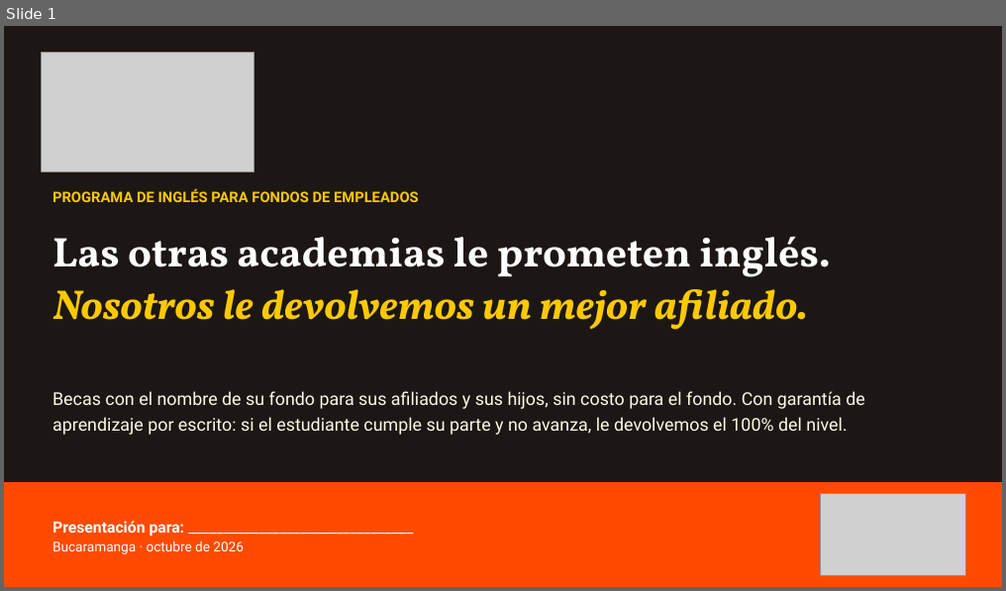
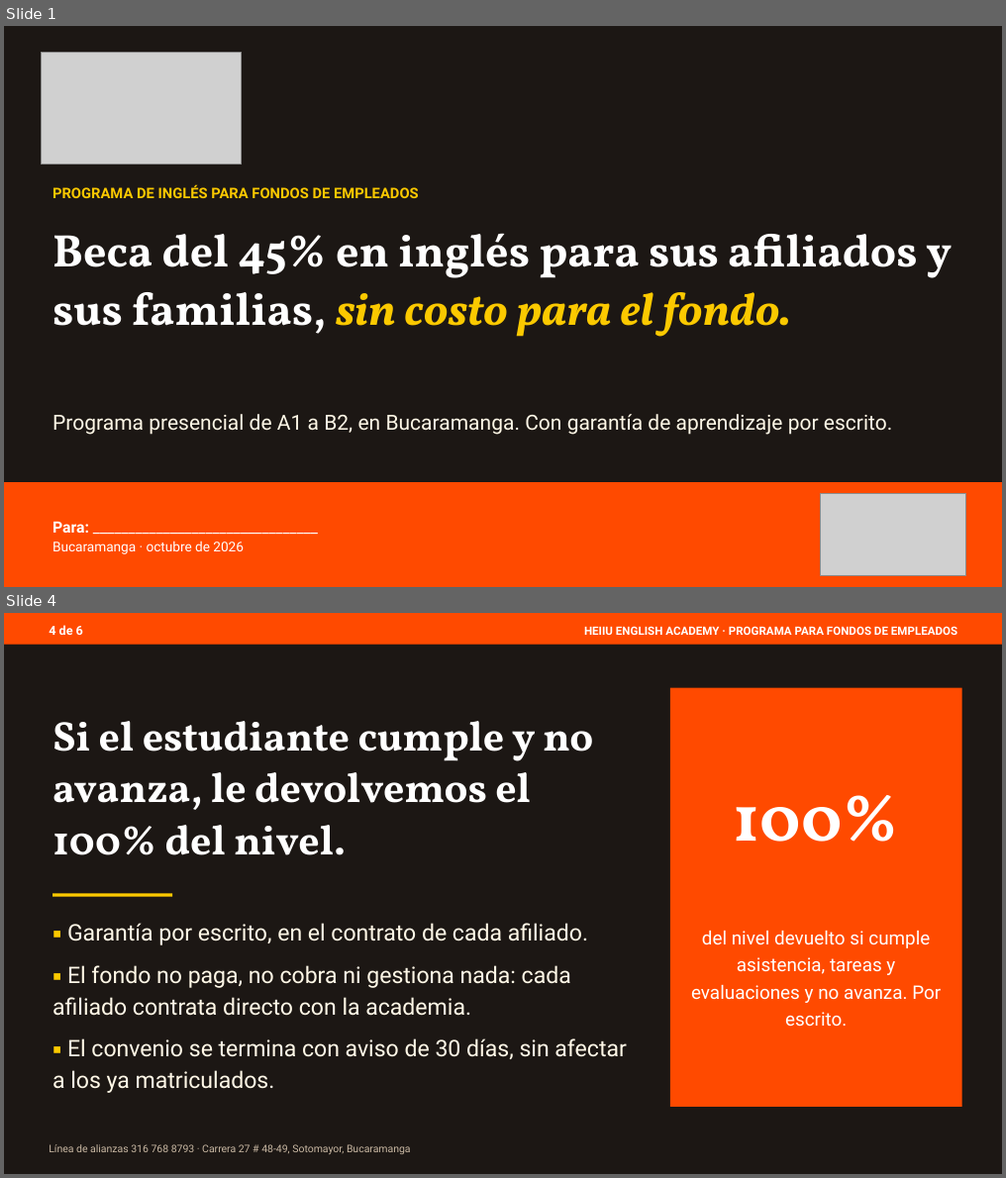
Before and after one commit to gomezrdiana/Plan-academico, a slide deck: recursos/comercial/B2B/PRESENTACION_FONDOS_EMPLEADOS_HEIIU.pptx. Shown one above the other, each under a label of ours: slide 1 before the commit, slides 1 and 4 after it; the slides between them are not shown. The pictures are 1006x591 and 1006x1178 pixels, drawn with LibreOffice and Linux fonts; fonts in the diff are those of the drawing; grey boxes stand for pictures. Boxes give left, top, right and bottom in pixels: in the first picture for what was removed or moved away, otherwise in the second. Text is boxed around its words. In the diff, an @@ line names an element or a change of style, - is before the commit and + after.

```diff
--- a/recursos/comercial/B2B/PRESENTACION_FONDOS_EMPLEADOS_HEIIU.pptx
+++ b/recursos/comercial/B2B/PRESENTACION_FONDOS_EMPLEADOS_HEIIU.pptx
@@ slide 4 added at box(4, 613, 1002, 1174), background #FFFFFF @@
@@ rectangle added at box(4, 613, 1002, 1174), fill #1C1714 @@
@@ rectangle added at box(4, 613, 1002, 645), fill #FF4A00 @@
@@ text added at box(49, 625, 83, 635), 12 pt, text #FFFFFF, bold @@
+4 de 6
@@ text added at box(584, 626, 957, 635), 11 pt, text #FFFFFF, bold @@
+HEIIU ENGLISH ACADEMY · PROGRAMA PARA FONDOS DE EMPLEADOS
@@ rectangle added at box(670, 688, 962, 1107), fill #FF4A00 @@
@@ text added at box(53, 721, 593, 856), 40 pt, text #FFFFFF, bold @@
+Si el estudiante cumple y no avanza, le devolvemos el 100% del nivel.
@@ text added at box(733, 795, 899, 842), 64 pt, text #FFFFFF, bold @@
+100%
@@ rectangle added at box(53, 894, 172, 897), fill #FBC900 @@
@@ text added at box(53, 923, 626, 1093), 22 pt, text #FFF8E7 @@
+▪ Garantía por escrito, en el contrato de cada afiliado.
+▪ El fondo no paga, no cobra ni gestiona nada: cada afiliado contrata directo con la academia.
+▪ El convenio se termina con aviso de 30 días, sin afectar a los ya matriculados.
@@ text added at box(691, 930, 941, 1027), 18 pt, text #FFFFFF @@
+del nivel devuelto si cumple asistencia, tareas y evaluaciones y no avanza. Por escrito.
@@ text added at box(49, 1145, 411, 1155), 10 pt, text #C9B8A3 @@
+Línea de alianzas 316 768 8793 · Carrera 27 # 48-49, Sotomayor, Bucaramanga
@@ slide 1 changed as well @@
@@ picture: place and size @@
-picture at box(42, 52, 254, 172)
+picture at box(42, 52, 242, 165)
@@ text "PROGRAMA DE INGLÉS PARA FONDOS ...": place and size @@
-text "PROGRAMA DE INGLÉS PARA FONDOS ..." at box(53, 188, 419, 202)
+text "PROGRAMA DE INGLÉS PARA FONDOS ..." at box(53, 184, 419, 198)
@@ text at box(53, 233, 951, 337): text changed; size 40 to 44 pt; text colour #FBC900 to #FFFFFF; italic off @@
-Las otras academias le prometen inglés. Nosotros le devolvemos un mejor afiliado.
+Beca del 45% en inglés para sus afiliados y sus familias, sin costo para el fondo.
@@ text at box(53, 414, 892, 435): text changed; size 17 to 20 pt @@
-Becas con el nombre de su fondo para sus afiliados y sus hijos, sin costo para el fondo. Con garantía de aprendizaje por escrito: si el estudiante cumple su parte y no avanza, le devolvemos el 100% del nivel.
+Programa presencial de A1 a B2, en Bucaramanga. Con garantía de aprendizaje por escrito.
@@ text at box(53, 521, 89, 533): text changed @@
-Presentación para: ________________________________
+Para: ________________________________
```
Also in this commit, not shown: 1 other slide changed, 3 other slides added, 5 slides removed, 6 other files.
